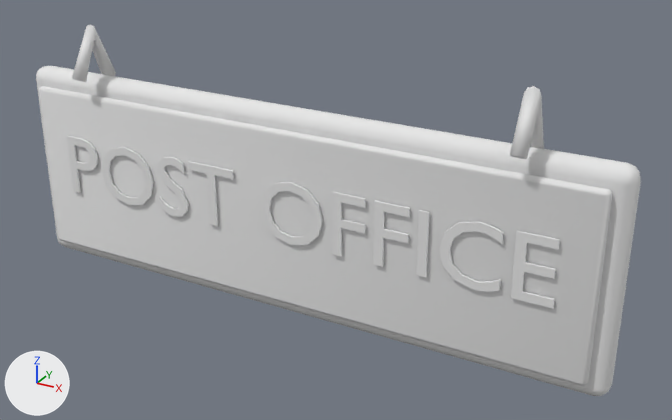
Before and after pictures for a commit that changed the glTF model assets/rooms/post_office/post_office_sign.glb.
Camera for both pictures: a 50 mm lens placed at (1.57, -2.54, 1.32), pointed at (0.17, 0.01, 0.04). Every picture has the same lights, and +X, +Y and +Z are marked at lower left. The picture after the commit comes second. Vertices at exactly the same position are counted once.

Objects in the first picture: 'post_office_sign.001'.
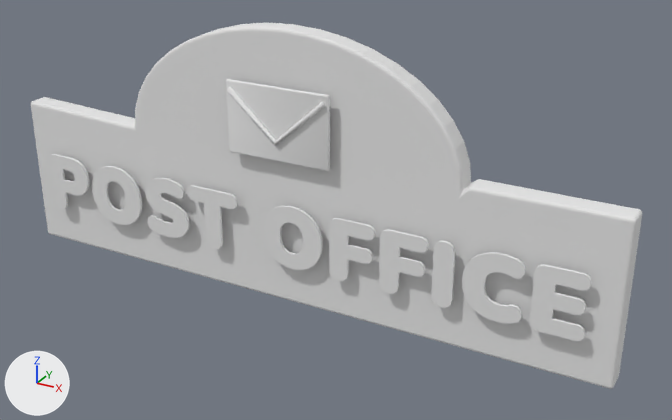
Edits to the bpy script that builds the scene:
```text
Change me_post_office_sign_mobile:
    used by ob_post_office_sign_001; location = (0.0, 0.0, 0.0)
    remove me_post_office_sign_mobile.from_pydata(...)  # 2240 vertices, 4436 faces; spans x -1.14..1.15, y -0.14..0.06, z -0.38..0.58
    add me_post_office_sign_mobile.from_pydata(...)  # 4138 vertices, 8236 faces; spans x -1.16..1.16, y -0.11..0.03, z -0.32..0.66
    me_post_office_sign_mobile part 1: the loose piece of 56 vertices spanning x -1.09..1.09, y -0.08..-0.05, z -0.33..0.33 is scaled about its middle by (0.178, 0.409, 0.393), then moved by (0.0, -0.03, 0.35)
    me_post_office_sign_mobile part 2: the loose piece of 120 vertices spanning x 0.21..0.33, y -0.09, z -0.07..0.15 is rebuilt with 276 vertices and now spans x 0.2..0.36, y -0.1..-0.09, z -0.16..0.06
    me_post_office_sign_mobile part 3: the loose piece of 96 vertices spanning x -1.14..1.15, y -0.05..0.05, z -0.38..0.38 is rebuilt with 320 vertices and now spans x -1.16..1.16, y -0.06..0.03, z -0.32..0.66
    me_post_office_sign_mobile part 4: the loose piece of 96 vertices spanning x -0.38..-0.19, y -0.09, z -0.07..0.15 is rebuilt with 246 vertices and now spans x -0.39..-0.17, y -0.1..-0.09, z -0.16..0.06
    me_post_office_sign_mobile part 5: a new loose piece of 294 vertices spanning x -1.06..-0.86, y -0.1..-0.09, z -0.16..0.06, in mat_roomkit_sharedatlas (white #e7e7e7)
    me_post_office_sign_mobile part 6: a new loose piece of 156 vertices spanning x 0.57..0.64, y -0.1..-0.09, z -0.16..0.07, in mat_roomkit_sharedatlas (white #e7e7e7)
    me_post_office_sign_mobile part 7: a new loose piece of 18 vertices spanning x -0.19..0.19, y -0.11..-0.09, z 0.28..0.46, in mat_roomkit_sharedatlas (white #e7e7e7)
    me_post_office_sign_mobile part 8: the loose piece of 24 vertices spanning x 0.8..0.85, y -0.14..0.06, z 0.37..0.58 is deleted
    me_post_office_sign_mobile part 9: the loose piece of 24 vertices spanning x -0.85..-0.8, y -0.14..0.06, z 0.37..0.58 is deleted
    me_post_office_sign_mobile part 10: 10 vertices moved within x 0.0..0.67, y -0.09, z -0.03..0.06; 888 vertices removed from x -0.08..0.96, y -0.09, z -0.08..0.16; 1584 vertices added at x -0.07..1.06, y -0.1..-0.09, z -0.16..0.07
    me_post_office_sign_mobile part 11: 4 vertices moved within x -0.77..-0.43, y -0.09, z -0.03..-0.02; 903 vertices removed from x -0.95..-0.39, y -0.09, z -0.08..0.16; 1155 vertices added at x -0.84..-0.39, y -0.1..-0.09, z -0.16..0.07
```

Boxes (x1, y1, x2, y2) around the edits, measured in the pictures (672 x 420 px; the box of a moved part takes in the faces that stretch with it):
'post_office_sign.001', reshaped: before (36, 24, 641, 396); after (31, 23, 642, 389)
part 1 of me_post_office_sign_mobile, moved or reshaped: before (39, 86, 612, 386); after (226, 79, 330, 171)
part 2 of me_post_office_sign_mobile, rebuilt (34% wider): before (332, 192, 366, 257); after (329, 218, 375, 281)
part 3 of me_post_office_sign_mobile, rebuilt (11% taller): before (36, 66, 641, 396); after (31, 23, 642, 389)
part 4 of me_post_office_sign_mobile, rebuilt (11% wider): before (188, 161, 234, 226); after (187, 185, 238, 249)
part 5 of me_post_office_sign_mobile, added: after (48, 154, 89, 209)
part 6 of me_post_office_sign_mobile, added: after (431, 241, 455, 308)
part 7 of me_post_office_sign_mobile, added: after (227, 87, 325, 146)
part 8 of me_post_office_sign_mobile, deleted: before (510, 86, 544, 159)
part 9 of me_post_office_sign_mobile, deleted: before (72, 24, 116, 82)
part 10 of me_post_office_sign_mobile, moved or reshaped: before (261, 182, 560, 308); after (262, 205, 591, 341)
part 11 of me_post_office_sign_mobile, moved or reshaped: before (67, 135, 189, 217); after (92, 166, 190, 238)
